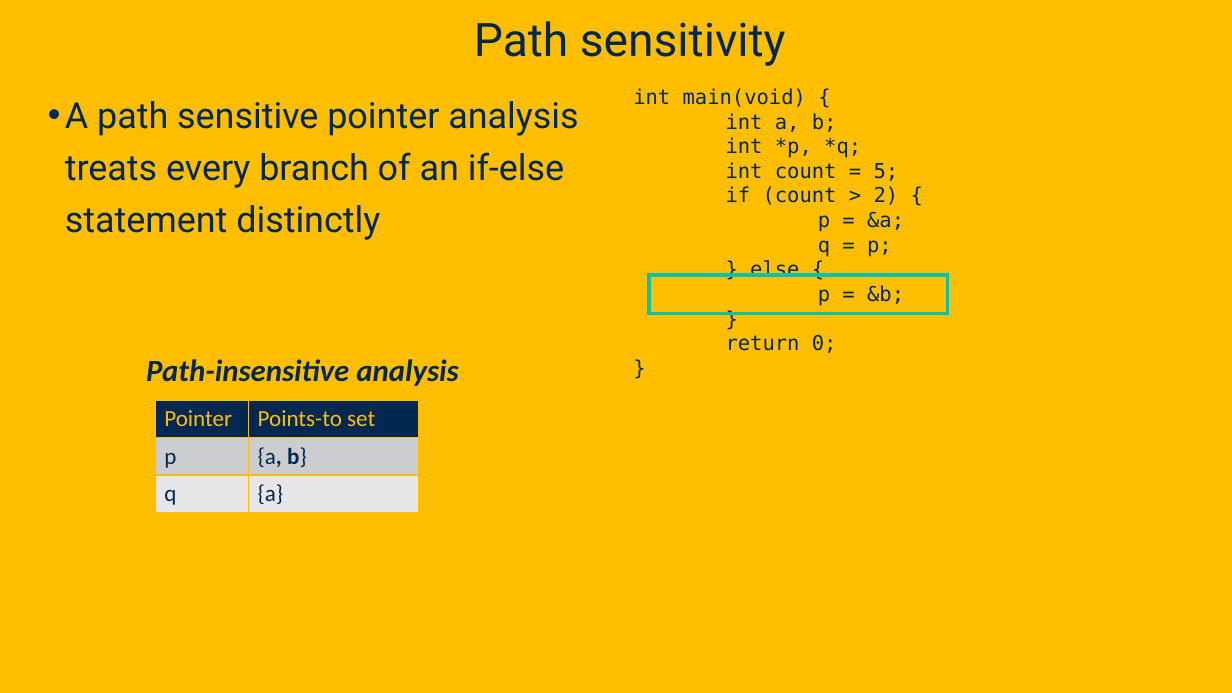
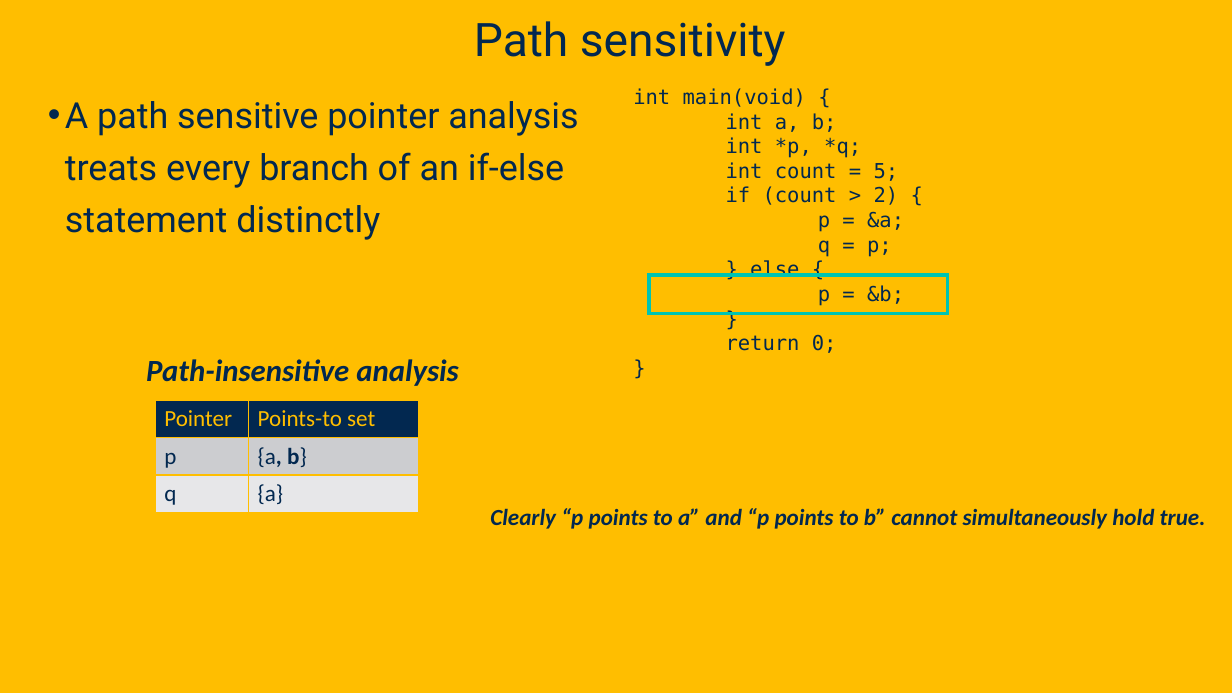
Before and after one commit to davsec-teaching/ECS289C-Spring2025, a slide deck: slide 75 of slides/4_pointer_analysis.pptx (slide 55 before the commit). Drawn at 1232x693 pixels with LibreOffice and Linux fonts; fonts in the diff are those of the drawing; background and template pictures are left out. Boxes give left, top, right and bottom in pixels: in the first picture for what was removed or moved away, otherwise in the second. Text is boxed around its words. In the diff, an @@ line names an element or a change of style, - is before the commit and + after.

```diff
--- a/slides/4_pointer_analysis.pptx
+++ b/slides/4_pointer_analysis.pptx
@@ text added at box(490, 508, 1206, 529), 18 pt, text #022850, bold, italic @@
+Clearly “p points to a” and “p points to b” cannot simultaneously hold true.
```
Also in this commit, not shown: 6 other slides changed, 36 slides added.
